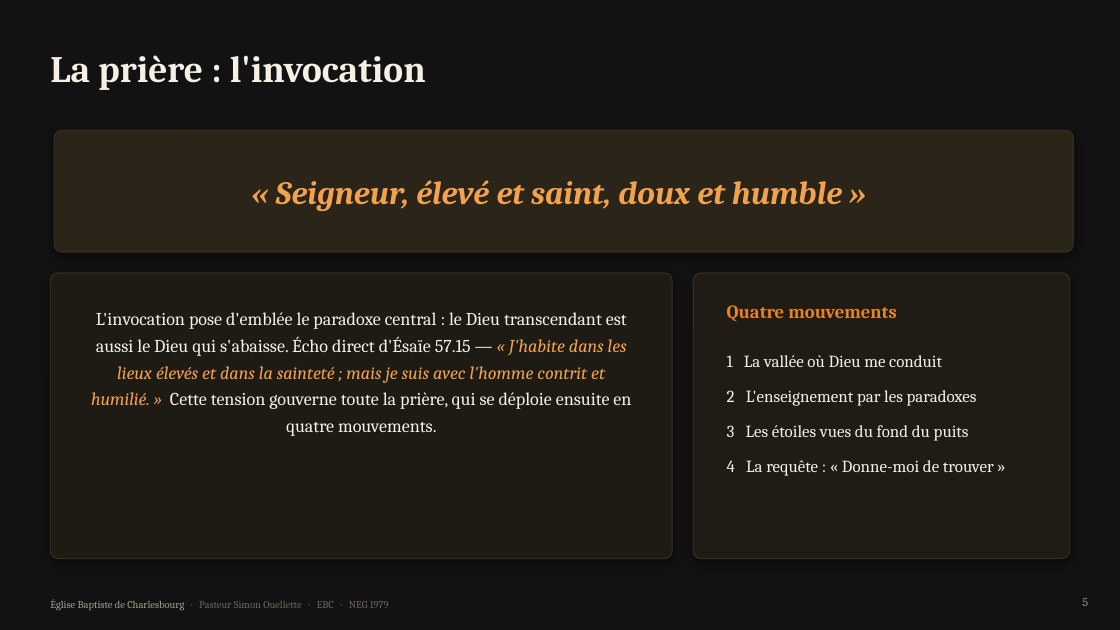
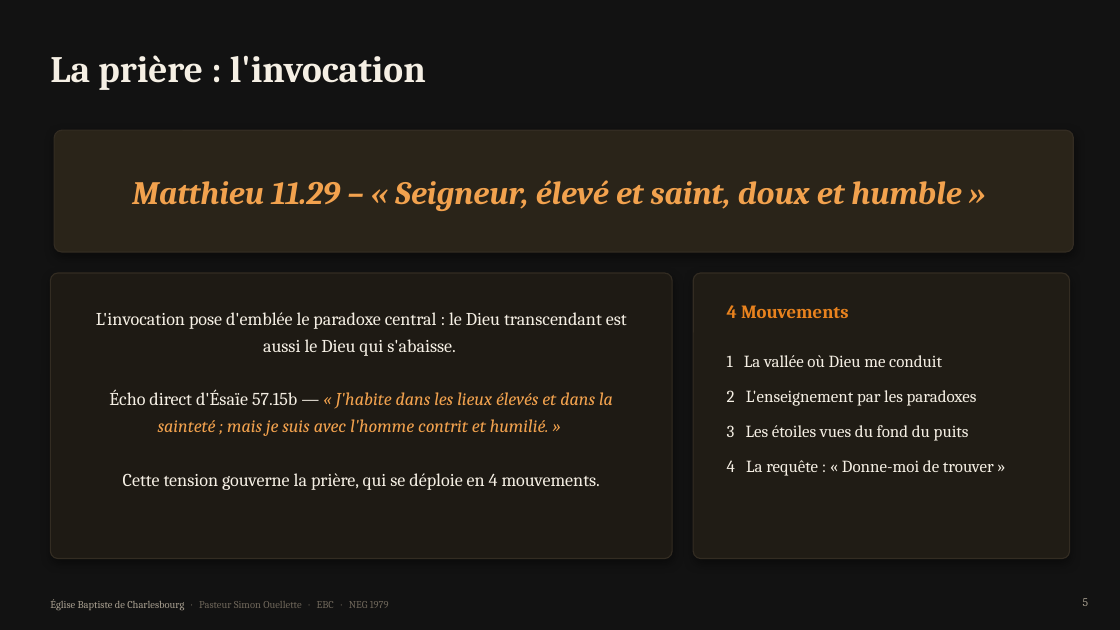
Before and after one commit to agbruneau/Biblique, a slide deck: slide 5 of La-Vallee-de-la-Vision-Etude-biblique.pptx. Drawn at 1120x630 pixels with LibreOffice and Linux fonts; fonts in the diff are those of the drawing. Boxes give left, top, right and bottom in pixels: in the first picture for what was removed or moved away, otherwise in the second. Text is boxed around its words. In the diff, an @@ line names an element or a change of style, - is before the commit and + after.

```diff
--- a/La-Vallee-de-la-Vision-Etude-biblique.pptx
+++ b/La-Vallee-de-la-Vision-Etude-biblique.pptx
@@ text at (132, 180, 961, 211): text changed @@
-« Seigneur, élevé et saint, doux et humble »
+Matthieu 11.29 – « Seigneur, élevé et saint, doux et humble »
@@ text at (96, 312, 627, 490): text changed @@
-L'invocation pose d'emblée le paradoxe central : le Dieu transcendant est aussi le Dieu qui s'abaisse. Écho direct d'Ésaïe 57.15 — « J'habite dans les lieux élevés et dans la sainteté ; mais je suis avec l'homme contrit et humilié. » Cette tension gouverne toute la prière, qui se déploie ensuite en quatre mouvements.
+L'invocation pose d'emblée le paradoxe central : le Dieu transcendant est aussi le Dieu qui s'abaisse.
+Écho direct d'Ésaïe 57.15b — « J'habite dans les lieux élevés et dans la sainteté ; mais je suis avec l'homme contrit et humilié. »
+Cette tension gouverne la prière, qui se déploie en 4 mouvements.
@@ text at (727, 305, 849, 318): text changed @@
-Quatre mouvements
+4 Mouvements
```
Also in this commit, not shown: 2 other slides changed.
